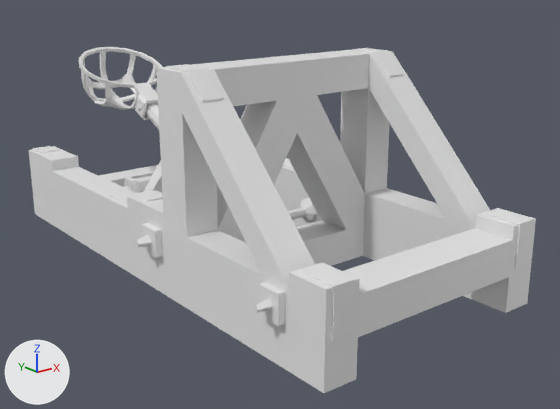
A saved change to the Blender file 3d/catapult1.blend.
One viewpoint serves both versions: a 50 mm lens placed at (-8.93, -12.76, 5.8), pointed at (1.0, -0.34, 0.84). The axes (+X, +Y, +Z) are drawn at lower left. The lights are the same throughout. Materials are left out; every surface is plain grey.

The older version as bpy lines, for what is in view:
```python
me_circle = bpy.data.meshes.new('Circle')
me_circle.from_pydata(...)  # 622 vertices, 683 faces; spans x -1.02..0.99, y -0.01..6.88, z -0.43..0.61
me_circle.materials.append(None)
me_cube_001 = bpy.data.meshes.new('Cube.001')
me_cube_001.from_pydata(...)  # 764 vertices, 786 faces; spans x -2.79..3.04, y -5.64..4.85, z -0.34..3.81
me_cube_001.materials.append(mat_material)
ob_circle = bpy.data.objects.new('Circle', me_circle)
ob_circle.location = (0.02, -0.64, 0.67)
ob_circle.rotation_euler = (0.382, 0.0, 0.0)  # degrees (22, 0, 0)
ob_cube = bpy.data.objects.new('Cube', me_cube_001)
ob_cube.location = (0.0, 0.0, 0.34)
```
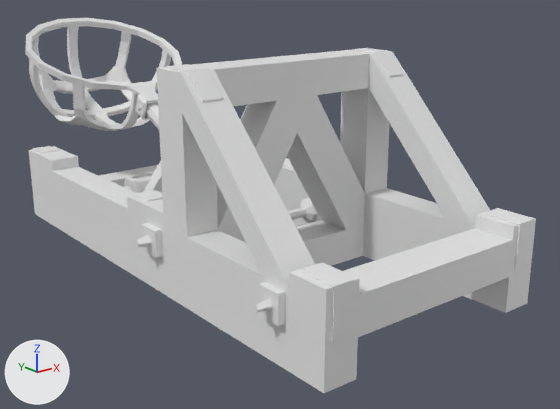
Edits to the scene script, one JSON object a line:
```json
{"block": "me_circle", "where": "# used by ob_circle; location = (0.02, -0.64, 0.67); rotation_euler = (0.382, 0.0, 0.0), in degrees (22, 0, 0)"}
{"op": "remove", "block": "me_circle", "code": "me_circle.from_pydata(...)  # 622 vertices, 683 faces; spans x -1.02..0.99, y -0.01..6.88, z -0.43..0.61"}
{"op": "add", "block": "me_circle", "code": "me_circle.from_pydata(...)  # 622 vertices, 683 faces; spans x -1.91..1.88, y -0.01..8.66, z -1.35..0.6"}
{"block": "me_circle", "change": "me_circle part 1: 540 of 622 vertices moved; they spanned x -1.02..0.99, y 4.85..6.88, z -0.43..0.61 and now span x -1.91..1.88, y 4.84..8.66, z -1.35..0.6; mean shift (0.0, 0.86, -0.48); largest move (0.05, 6.85, 0.19) -> (0.11, 8.61, -0.18)"}
```

Changed parts and their boxes (x1, y1, x2, y2) in the pictures (560 x 409 px; the box of a moved part takes in the faces that stretch with it):
```json
{"object": "Circle", "change": "reshaped", "before": [79, 47, 162, 130], "after": [25, 18, 182, 131]}
{"part": 1, "of": "me_circle", "change": "moved or reshaped", "before": [79, 47, 162, 110], "after": [25, 18, 182, 131]}
```
